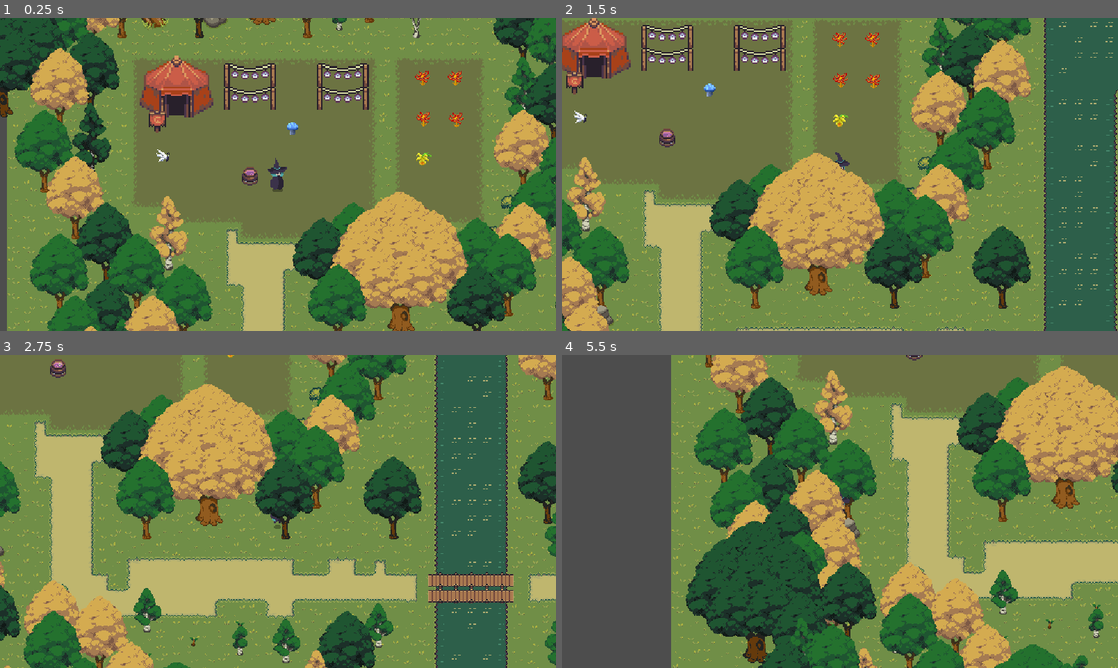
Above: before the commit, frames 1-4 (two rows, left to right).
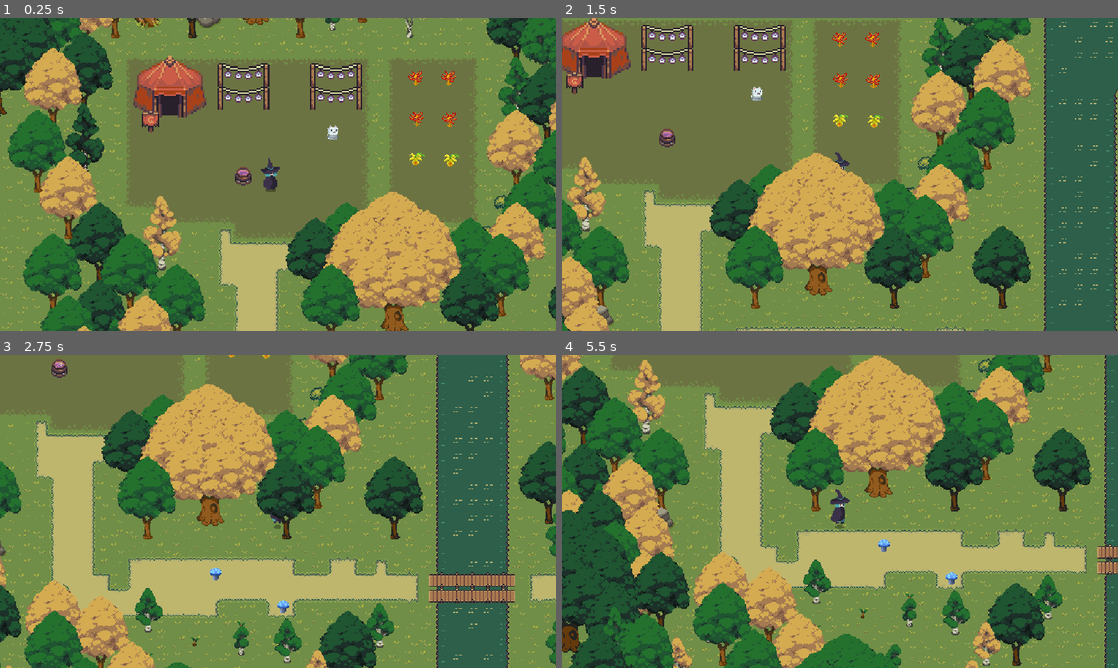
Above: after the commit, the same moments.

Repository: nnminhtan/GameJam25
Game: Godot game, scene res://Scenes/main_scene.tscn
Two runs of this game, one before a commit and one after it. Both use one fixed random seed, a clock stepped at 60 frames per second and the inputs below.
Inputs:
- Up to frame 1 (0.25 s): no input
- Up to frame 2 (1.5 s): hold Right (ui_right) 0.53-1.28 s; hold E (interact) 0.53-1.28 s; hold Down (ui_down) from 1.28 s (still down); tap Space (advance_dialog) at 1.35 s
- Up to frame 3 (2.75 s): tap E (interact) at 1.55 s; release Down (ui_down) at 2.03 s; hold Right (ui_right) from 2.03 s (still down); hold E (interact) from 2.03 s (still down)
- Up to frame 4 (5.5 s): release Right (ui_right) at 2.78 s; release E (interact) at 2.78 s; hold Up (ui_up) 2.78-3.53 s; tap E (interact) at 2.85, 3.8, 4.35 s; hold Space (advance_dialog) 3.53-4.28 s; hold Left (ui_left) 3.53-5.03 s; hold Down (ui_down) from 5.03 s (still down); hold E (interact) from 5.03 s (still down)

The runs differ from the first frame. In frame 1, 35% of the frame differs, in the area x 0-100%, y 0-100%; in frame 2, 0.2%; in frame 3, 14%; in frame 4, 82%.

Commit message:
Fix item collective and some npcs

Diff:
--- a/bubble/Collectibles/item_1.gd
+++ b/bubble/Collectibles/item_1.gd
@@ -4,7 +4,6 @@
 @onready var sprite = $AnimatedSprite2D
 @onready var growth_timer: Timer = $growth_timer
 @onready var collision_shape_2d: CollisionShape2D = $CharacterBody2D/CollisionShape2D
-
 
 var state = "harvested" # not harvested and harvested
 var interaction_manager = null
@@ -32,11 +31,12 @@
 	if interaction_manager:
 		interaction_manager.unregister_area(interaction_area)
 
+	interaction_area.is_interactive = false
 	growth_timer.start()
 
 func _on_timer_timeout():
 	sprite.show()
 	collision_shape_2d.disabled = false
 	interaction_area.set_deferred("disabled", false)
-
+	interaction_area.is_interactive = true
 	state = "not harvested"
--- a/bubble/Collectibles/item_1.tscn
+++ b/bubble/Collectibles/item_1.tscn
@@ -40,7 +40,7 @@
 shape = SubResource("CircleShape2D_e15kg")
 
 [node name="growth_timer" type="Timer" parent="."]
-wait_time = 3.0
+wait_time = 5.0
 one_shot = true
 
 [node name="CharacterBody2D" type="CharacterBody2D" parent="."]
--- a/bubble/Collectibles/item_2.gd
+++ b/bubble/Collectibles/item_2.gd
@@ -30,11 +30,12 @@
 	if interaction_manager:
 		interaction_manager.unregister_area(interaction_area)
 
+	interaction_area.is_interactive = false
 	growth_timer.start()
 
 func _on_timer_timeout():
 	animated_sprite_2d.show()
 	collision_shape_2d.disabled = false
 	interaction_area.set_deferred("disabled", false)
-
+	interaction_area.is_interactive = true
 	state = "not harvested"
--- a/bubble/Collectibles/item_3.gd
+++ b/bubble/Collectibles/item_3.gd
@@ -30,11 +30,12 @@
 	if interaction_manager:
 		interaction_manager.unregister_area(interaction_area)
 
+	interaction_area.is_interactive = false
 	growth_timer.start()
 
 func _on_timer_timeout():
 	animated_sprite_2d.show()
 	collision_shape_2d.disabled = false
 	interaction_area.set_deferred("disabled", false)
-
+	interaction_area.is_interactive = true
 	state = "not harvested"
--- a/bubble/Collectibles/item_3.tscn
+++ b/bubble/Collectibles/item_3.tscn
@@ -41,7 +41,7 @@
 shape = SubResource("CircleShape2D_o01t5")
 
 [node name="growth_timer" type="Timer" parent="."]
-wait_time = 4.0
+wait_time = 30.0
 
 [node name="CharacterBody2D" type="CharacterBody2D" parent="."]
 
--- a/bubble/Collectibles/item_4.gd
+++ b/bubble/Collectibles/item_4.gd
@@ -30,11 +30,12 @@
 	if interaction_manager:
 		interaction_manager.unregister_area(interaction_area)
 
+	interaction_area.is_interactive = false
 	growth_timer.start()
 
 func _on_timer_timeout():
 	animated_sprite_2d.show()
 	collision_shape_2d.disabled = false
 	interaction_area.set_deferred("disabled", false)
-
+	interaction_area.is_interactive = true
 	state = "not harvested"
--- a/bubble/Collectibles/item_4.tscn
+++ b/bubble/Collectibles/item_4.tscn
@@ -39,7 +39,7 @@
 shape = SubResource("CircleShape2D_h13dm")
 
 [node name="growth_timer" type="Timer" parent="."]
-wait_time = 2.0
+wait_time = 30.0
 
 [node name="CharacterBody2D" type="CharacterBody2D" parent="."]
 
--- a/bubble/Interaction/Interaction area/interaction_area.gd
+++ b/bubble/Interaction/Interaction area/interaction_area.gd
@@ -9,9 +9,11 @@
 var interact : Callable = func():
 	pass
 
-
 func _on_body_entered(body: Node2D) -> void:
-	InteractionManager.register_area(self)
+	#print(is_interactive)
+	if is_interactive:
+		#print("enter")
+		InteractionManager.register_area(self)
 
 
 func _on_body_exited(body: Node2D) -> void:
--- a/bubble/Npcs/npc_1.gd
+++ b/bubble/Npcs/npc_1.gd
@@ -6,8 +6,7 @@
 
 # use for interactive npc
 const lines: Array[String] = [
-	"I'm stuck in this",
-	"Help me step bro"
+	"Can you help me to make a amethyst bubble",
 ]
 
 func _ready() -> void:
--- a/bubble/Npcs/npc_2.gd
+++ b/bubble/Npcs/npc_2.gd
@@ -6,8 +6,18 @@
 
 # use for interactive npc
 const lines: Array[String] = [
-	"Tan is gaylord",
-	"Cut his D"
+	"Greetings player",
+	"You are a retired wizard",
+	"That makes colorful bubbles",
+	"To bring happiness for everyone",
+	"To make those",
+	"You have to collect the herbs",
+	"And brew them in the cauldron in front of shack",
+	"For each herbs, it will have it own growth time to collect",
+	"Some is easy to collect like in the garden at your right",
+	"But it will have a decent amount of growth time",
+	"So more further words",
+	"Let's start making bubbles!!!"
 ]
 
 func _ready() -> void:
--- a/bubble/Npcs/npc_2.tscn
+++ b/bubble/Npcs/npc_2.tscn
@@ -34,12 +34,13 @@
 }]
 
 [sub_resource type="CircleShape2D" id="CircleShape2D_p452b"]
-radius = 8.06226
+radius = 10.198
 
 [sub_resource type="CircleShape2D" id="CircleShape2D_3s555"]
 radius = 16.0
 
 [node name="Npc2" type="CharacterBody2D"]
+y_sort_enabled = true
 position = Vector2(0, -13)
 script = ExtResource("1_f62h5")
 
--- a/bubble/Player/player.tscn
+++ b/bubble/Player/player.tscn
@@ -123,8 +123,8 @@
 }]
 
 [sub_resource type="CapsuleShape2D" id="CapsuleShape2D_21kb2"]
-radius = 4.0
-height = 10.0
+radius = 5.0
+height = 22.0
 
 [node name="Player" type="CharacterBody2D" groups=["player"]]
 y_sort_enabled = true
@@ -140,13 +140,18 @@
 
 [node name="CollisionShape2D" type="CollisionShape2D" parent="."]
 y_sort_enabled = true
-position = Vector2(0, 9)
+position = Vector2(0, 4)
 shape = SubResource("CapsuleShape2D_21kb2")
 
 [node name="Camera2D" type="Camera2D" parent="."]
 zoom = Vector2(2, 2)
+limit_left = 0
+limit_top = 0
+limit_right = 1504
+limit_bottom = 758
 
 [node name="Inv_UI" parent="." instance=ExtResource("5_k3v4n")]
+visible = false
 offset_top = -21.0
 offset_right = 1152.0
 offset_bottom = 627.0
--- a/bubble/Scenes/main_scene.tscn
+++ b/bubble/Scenes/main_scene.tscn
@@ -9,6 +9,7 @@
 [ext_resource type="PackedScene" uid="uid://cl3fsqntuwf4n" path="res://Player/player.tscn" id="7_7tps7"]
 [ext_resource type="PackedScene" uid="uid://ht5pxsrj30fr" path="res://Collectibles/item_1.tscn" id="7_8u2ux"]
 [ext_resource type="PackedScene" uid="uid://dfht2arimuoss" path="res://Cauldron/cauldron.tscn" id="7_78rn5"]
+[ext_resource type="PackedScene" uid="uid://c57mw6852ds4q" path="res://Npcs/npc_2.tscn" id="10_n2f1y"]
 [ext_resource type="PackedScene" uid="uid://d00mkvqjhmnr6" path="res://Collectibles/item_2.tscn" id="10_vrsu4"]
 [ext_resource type="PackedScene" uid="uid://d3xvqpf2wv4o6" path="res://Collectibles/item_3.tscn" id="11_qqlqx"]
 [ext_resource type="PackedScene" uid="uid://cgoh73qouj6kf" path="res://Collectibles/item_4.tscn" id="12_v1qh2"]
@@ -304,12 +305,24 @@
 tile_map_data = PackedByteArray("AAAqABgAAgAHAAMAAAAtABgAAgAFAAMAAAAwABgAAgAGAAMAAAApABwAAgACAAoAAAAoABwAAgAFAAUAAAAvABEAAgAFAAwAAAA=")
 tile_set = ExtResource("6_shtap")
 
+[node name="Item3" parent="Map" instance=ExtResource("11_qqlqx")]
+position = Vector2(1469, 447)
+
 [node name="Cauldron" parent="." instance=ExtResource("7_78rn5")]
 position = Vector2(252, 237)
 
 [node name="Player" parent="." instance=ExtResource("7_7tps7")]
 position = Vector2(281, 235)
 
+[node name="Npcs" type="Node" parent="."]
+
+[node name="Guide" type="Node" parent="Npcs"]
+
+[node name="Npc2" parent="Npcs/Guide" instance=ExtResource("10_n2f1y")]
+position = Vector2(345, 187)
+
+[node name="Villager" type="Node" parent="Npcs"]
+
 [node name="ListItem1" type="Node" parent="."]
 
 [node name="Item1" parent="ListItem1" instance=ExtResource("7_8u2ux")]
@@ -327,17 +340,32 @@
 [node name="ListItem2" type="Node" parent="."]
 
 [node name="Item2" parent="ListItem2" instance=ExtResource("10_vrsu4")]
-position = Vector2(296, 187)
+position = Vector2(484, 483)
+
+[node name="Item3" parent="ListItem2" instance=ExtResource("10_vrsu4")]
+position = Vector2(414, 449)
 
 [node name="ListItem3" type="Node" parent="."]
 
 [node name="Item3" parent="ListItem3" instance=ExtResource("11_qqlqx")]
 position = Vector2(432, 218)
 
+[node name="Item4" parent="ListItem3" instance=ExtResource("11_qqlqx")]
+position = Vector2(468, 219)
+
+[node name="Item5" parent="ListItem3" instance=ExtResource("11_qqlqx")]
+position = Vector2(832, 409)
+
 [node name="ListItem4" type="Node" parent="."]
 
 [node name="Item4" parent="ListItem4" instance=ExtResource("12_v1qh2")]
-position = Vector2(162, 216)
+position = Vector2(1210, 335)
+
+[node name="Item5" parent="ListItem4" instance=ExtResource("12_v1qh2")]
+position = Vector2(1259, 358)
+
+[node name="Item6" parent="ListItem4" instance=ExtResource("12_v1qh2")]
+position = Vector2(1181, 381)
 
 [node name="Collisions" type="StaticBody2D" parent="."]
 
Not shown: 1 places in bubble/Scenes/main_scene.tscn that only renumber resources
